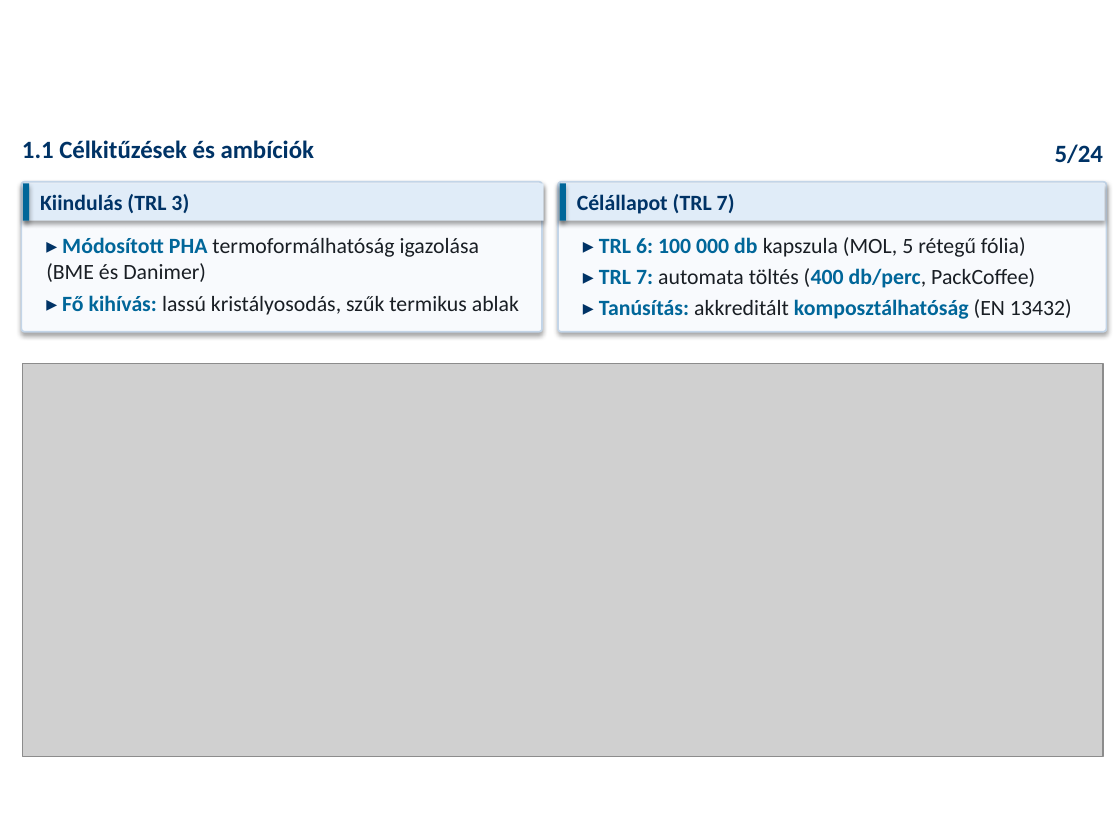
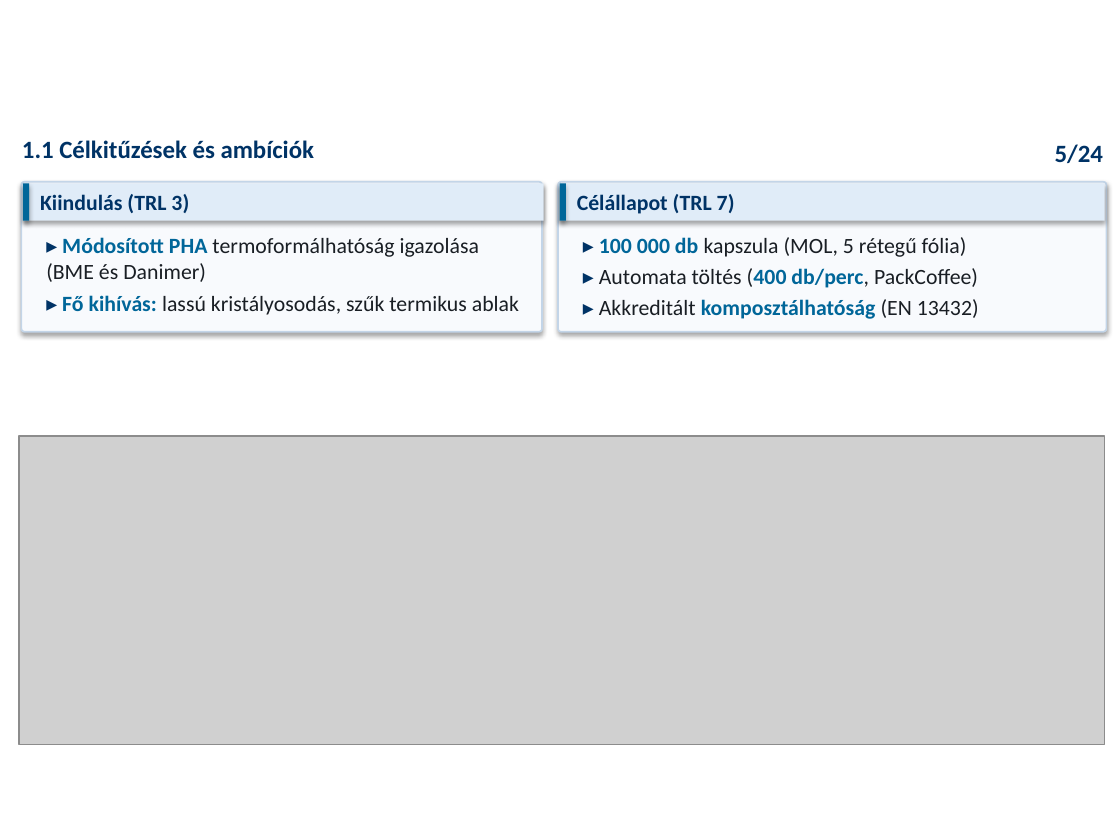
Before and after one commit to RMarci44/Fenntarthato-hulladek-projekt, a slide deck: slide 5 of PHACK_Prezentacio_Vegleges.pptx. Drawn at 1120x840 pixels with LibreOffice and Linux fonts; fonts in the diff are those of the drawing; grey boxes stand for pictures; background and template pictures are left out. Boxes give left, top, right and bottom in pixels: in the first picture for what was removed or moved away, otherwise in the second. Text is boxed around its words. In the diff, an @@ line names an element or a change of style, - is before the commit and + after.

```diff
--- a/PHACK_Prezentacio_Vegleges.pptx
+++ b/PHACK_Prezentacio_Vegleges.pptx
@@ text at bbox=[599, 237, 979, 319]: text changed @@
-▸ TRL 6: 100 000 db kapszula (MOL, 5 rétegű fólia)
-▸ TRL 7: automata töltés (400 db/perc, PackCoffee)
-▸ Tanúsítás: akkreditált komposztálhatóság (EN 13432)
+▸ 100 000 db kapszula (MOL, 5 rétegű fólia)
+▸ Automata töltés (400 db/perc, PackCoffee)
+▸ Akkreditált komposztálhatóság (EN 13432)
@@ picture: place and size @@
-picture at bbox=[22, 363, 1103, 756]
+picture at bbox=[19, 436, 1104, 745]
```
Also in this commit, not shown: 3 other slides changed, 9 other files.
